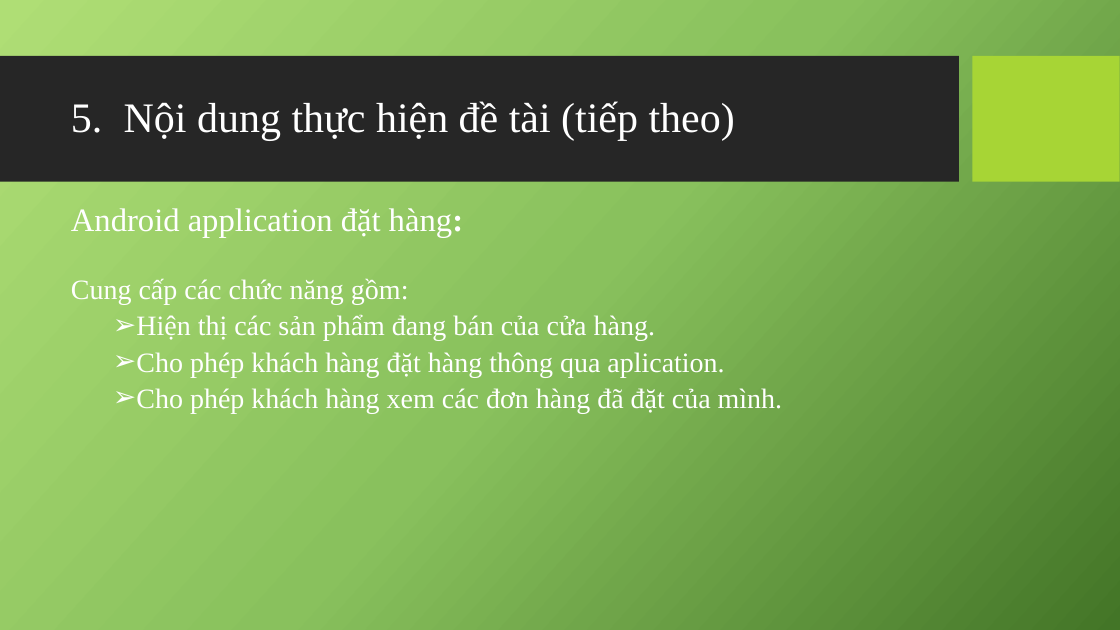
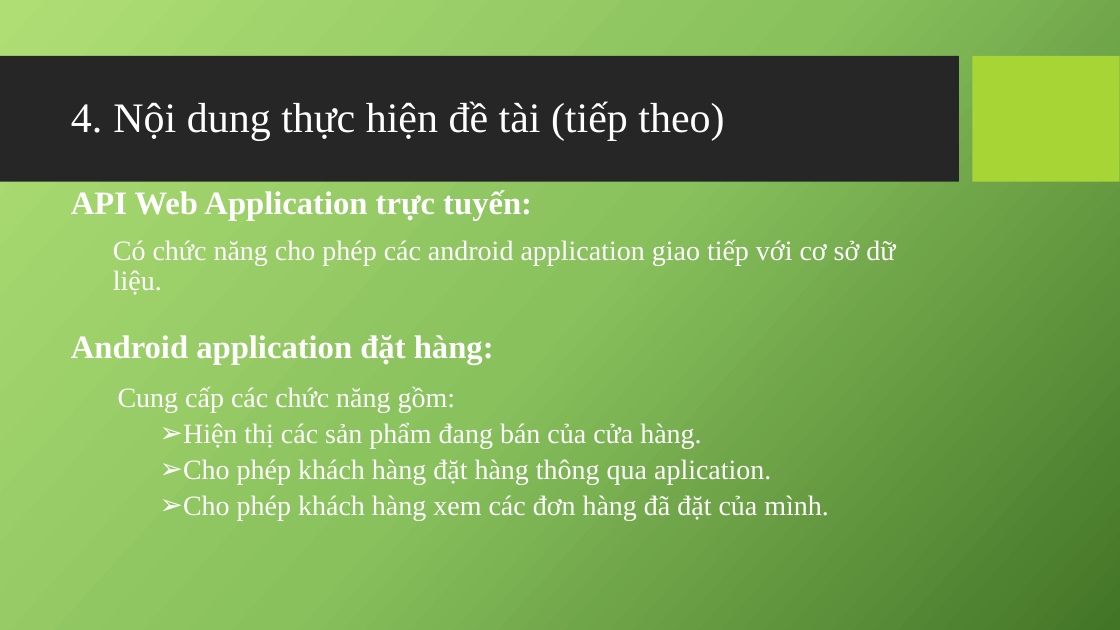
Before and after one commit to mrbadao/ordersys, a slide deck: slide 18 of 04_Documents/10520490_Khoa_Luan_Tot_Nghiep.pptx (slide 16 before the commit). Drawn at 1120x630 pixels with LibreOffice and Linux fonts; fonts in the diff are those of the drawing; background and template pictures are left out. Boxes give left, top, right and bottom in pixels: in the first picture for what was removed or moved away, otherwise in the second. Text is boxed around its words. In the diff, an @@ line names an element or a change of style, - is before the commit and + after.

```diff
--- a/04_Documents/10520490_Khoa_Luan_Tot_Nghiep.pptx
+++ b/04_Documents/10520490_Khoa_Luan_Tot_Nghiep.pptx
@@ title "Nội dung thực hiện đề ..." at [113,101,724,140]: indent changed @@
@@ text added at [71,190,532,221], 28 pt, text #FFFFFF, bold @@
+API Web Application trực tuyến:
@@ text added at [113,239,895,295], 24 pt, text #FFFFFF @@
+  Có chức năng cho phép các android application giao tiếp với cơ sở dữ liệu.
@@ text "Android application đặt hàng:": place and size @@
-text "Android application đặt hàng:" at [71,208,463,237]
+text "Android application đặt hàng:" at [71,335,494,365]
@@ text "Android application đặt hàng:" at [71,335,494,365]: bold on @@
@@ text "Cung cấp các chức năng ...": place and size @@
-text "Cung cấp các chức năng ..." at [71,278,783,413]
+text "Cung cấp các chức năng ..." at [118,386,829,521]
```
Also in this commit, not shown: 18 other slides changed, 2 slides added, 19 slides removed.
